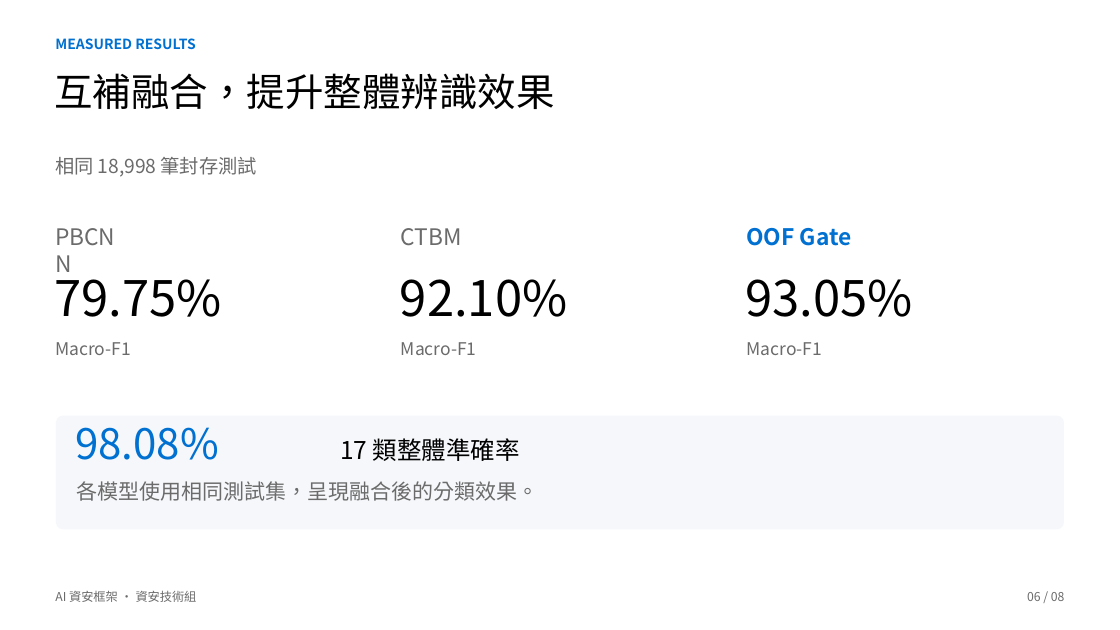
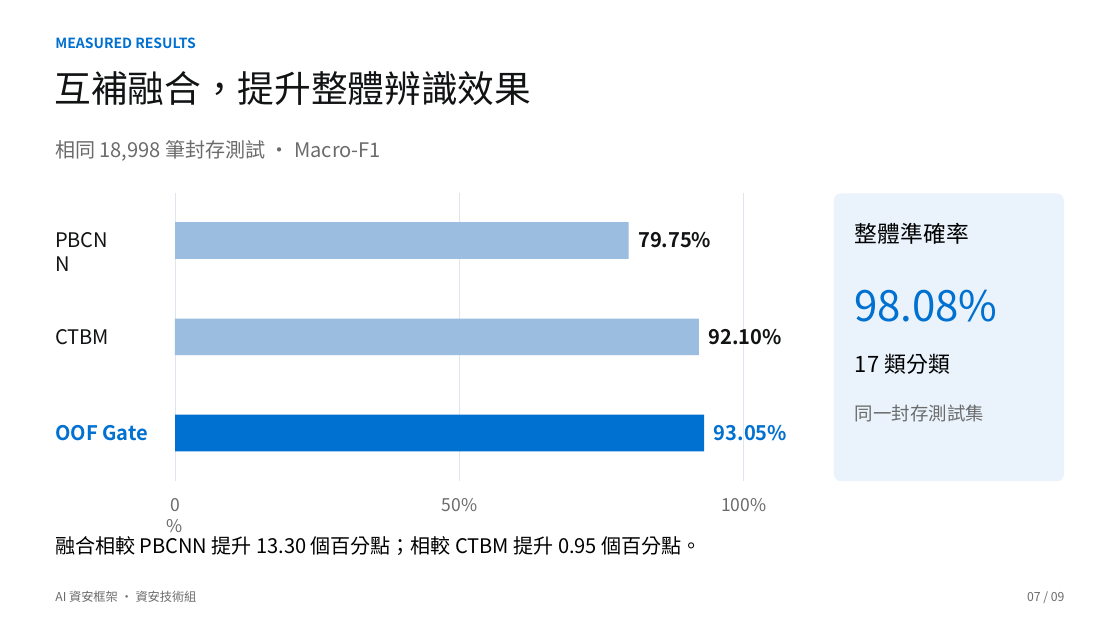
Before and after one commit to Lily09-project/innoserve-competition, a slide deck: slide 7 of deliverables/決賽簡報_AI資安框架.pptx (slide 6 before the commit). Drawn at 1120x630 pixels with LibreOffice and Linux fonts; fonts in the diff are those of the drawing. Boxes give left, top, right and bottom in pixels: in the first picture for what was removed or moved away, otherwise in the second. Text is boxed around its words. In the diff, an @@ line names an element or a change of style, - is before the commit and + after.

```diff
--- a/deliverables/決賽簡報_AI資安框架.pptx
+++ b/deliverables/決賽簡報_AI資安框架.pptx
@@ text "互補融合，提升整體辨識效果" at <box>55,71,532,105</box>: size 33 to 31.5 pt, text colour #000000 to #121314 @@
@@ text at <box>55,140,381,161</box>: text changed; size 16.5 to 17.2 pt @@
-相同 18,998 筆封存測試
+相同 18,998 筆封存測試 · Macro-F1
@@ text "PBCNN" at <box>140,538,208,554</box>: size 19.5 to 17.2 pt, text colour #6B6B6B to #121314 @@
@@ text "79.75%": place and size @@
-text "79.75%" at <box>54,266,222,317</box>
+text "79.75%" at <box>638,232,711,248</box>
@@ text "79.75%" at <box>638,232,711,248</box>: size 42 to 17.2 pt, text colour #000000 to #121314, bold on @@
@@ text at <box>855,223,969,244</box>: text changed; size 21 to 19.5 pt @@
-17 類整體準確率
+整體準確率
@@ text "98.08%": place and size @@
-text "98.08%" at <box>75,427,219,460</box>
+text "98.08%" at <box>854,289,998,322</box>
@@ text "CTBM" at <box>55,329,109,345</box>: size 19.5 to 17.2 pt, text colour #6B6B6B to #121314 @@
@@ text "CTBM": place and size @@
-text "CTBM" at <box>401,228,462,246</box>
+text "CTBM" at <box>55,329,109,345</box>
@@ text "92.10%" at <box>709,329,782,345</box>: size 42 to 17.2 pt, text colour #000000 to #121314, bold on @@
@@ text "92.10%": place and size @@
-text "92.10%" at <box>400,279,568,317</box>
+text "92.10%" at <box>709,329,782,345</box>
@@ text removed at <box>55,342,131,355</box> @@
-Macro-F1
@@ text removed at <box>401,342,477,355</box> @@
-Macro-F1
@@ text removed at <box>747,342,823,355</box> @@
-Macro-F1
@@ rounded rectangle removed at <box>56,416,1065,529</box> @@
@@ text "OOF Gate": place and size @@
-text "OOF Gate" at <box>746,228,852,246</box>
+text "OOF Gate" at <box>55,425,148,441</box>
@@ text "OOF Gate" at <box>55,425,148,441</box>: size 19.5 to 17.2 pt @@
@@ text "93.05%": place and size @@
-text "93.05%" at <box>746,279,914,317</box>
+text "93.05%" at <box>714,425,787,441</box>
@@ text "93.05%" at <box>714,425,787,441</box>: size 42 to 17.2 pt, text colour #000000 to #0070D1, bold on @@
@@ text removed at <box>76,481,538,501</box> @@
-各模型使用相同測試集，呈現融合後的分類效果。
@@ group added at <box>55,192,1065,555</box>: 6 texts, 3 freeform shapes, 3 rectangles, 1 rounded rectangle @@
+0%
+50%
+100%
+17 類分類
+同一封存測試集
+融合相較 PBCNN 提升 13.30 個百分點；相較 CTBM 提升 0.95 個百分點。
@@ text at <box>1027,592,1065,601</box>: text changed @@
-06 / 08
+07 / 09
```
Also in this commit, not shown: 6 other slides changed, 2 slides added, 1 slide removed, 27 other files.
